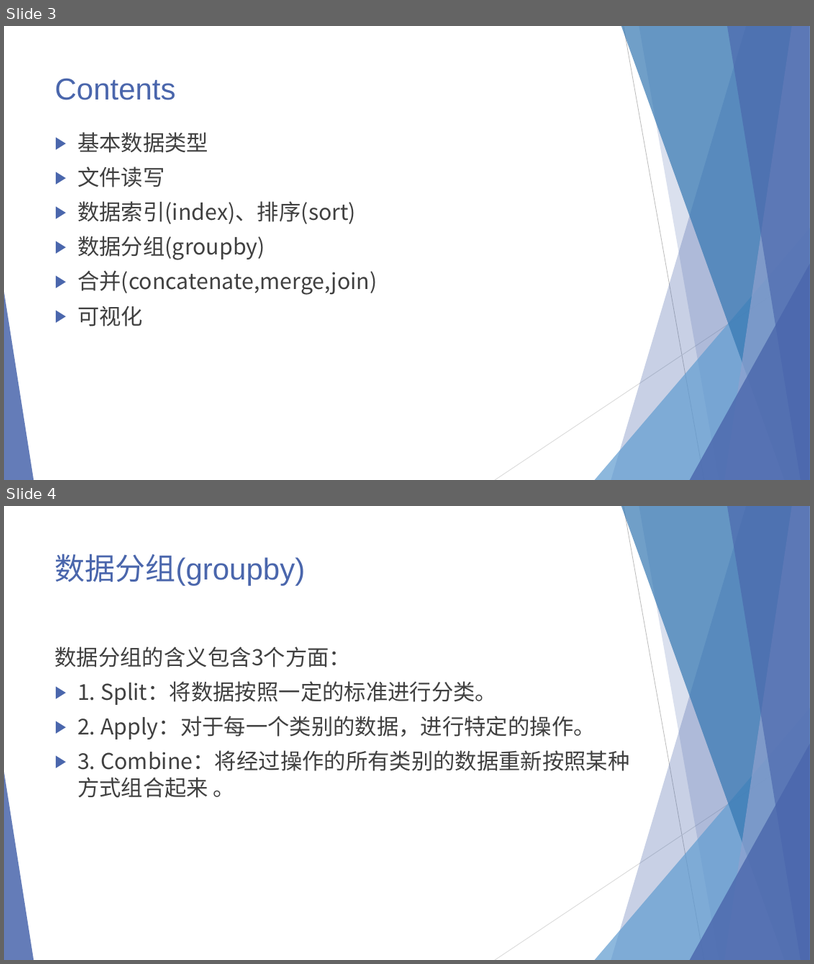
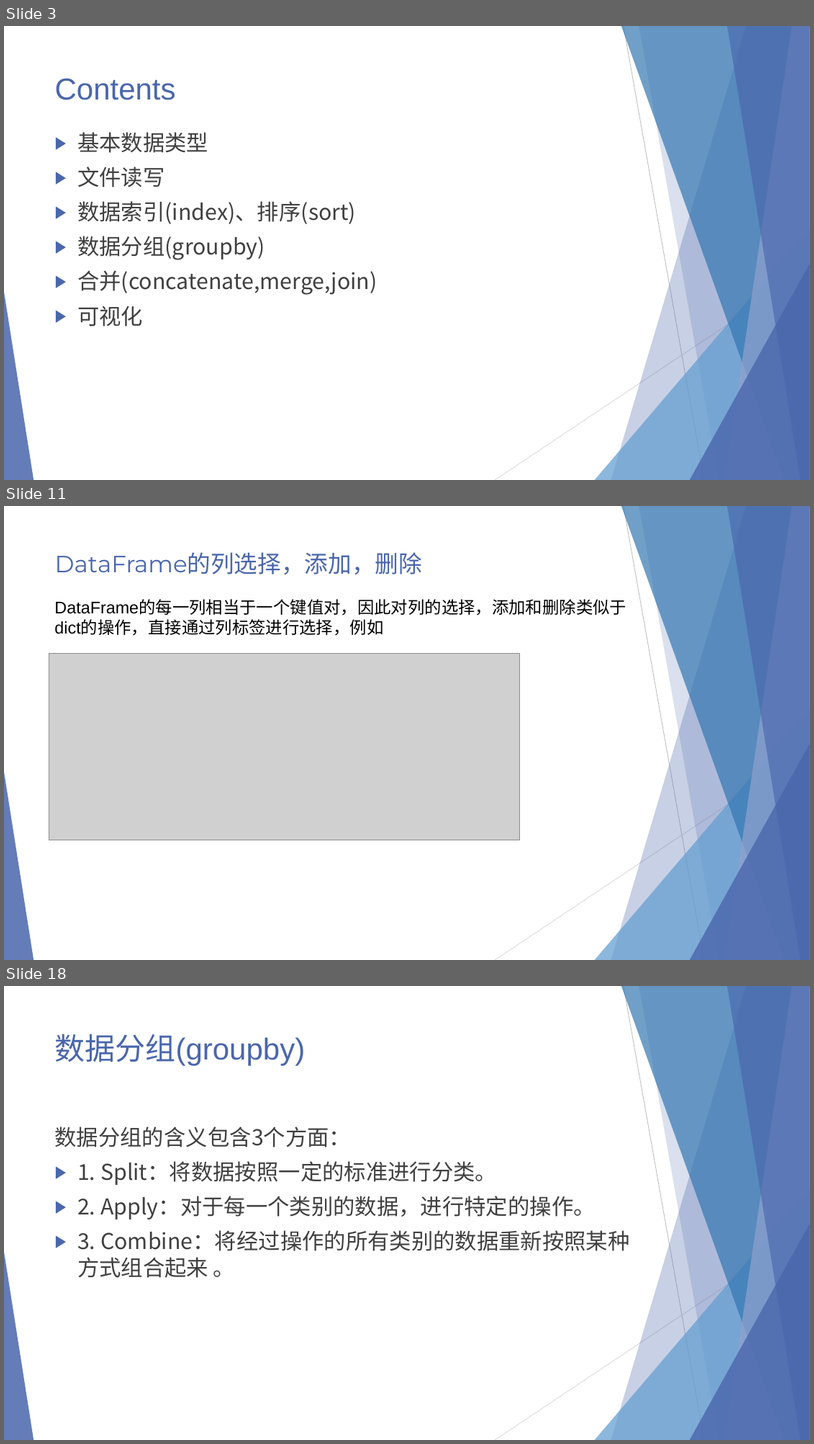
Before and after one commit to SSRSGJYD/pandas, a slide deck: doc/pandas.pptx. Shown one above the other, each under a label of ours: slides 3 and 4 before the commit, slides 3, 11 and 18 after it; the slides between them are not shown. The pictures are 814x964 and 814x1444 pixels, drawn with LibreOffice and Linux fonts; fonts in the diff are those of the drawing; grey boxes stand for pictures. Boxes give left, top, right and bottom in pixels: in the first picture for what was removed or moved away, otherwise in the second. Text is boxed around its words. In the diff, an @@ line names an element or a change of style, - is before the commit and + after.

```diff
--- a/doc/pandas.pptx
+++ b/doc/pandas.pptx
@@ slide 11 added at box(4, 506, 810, 960), background #FFFFFF; not listed: 10 template elements that a slide beside it also shows @@
@@ title added at box(55, 552, 422, 575), 28 pt, text #4A66AC @@
+DataFrame的列选择，添加，删除
@@ text added at box(54, 600, 627, 636), 20 pt, text #000000 @@
+DataFrame的每一列相当于一个键值对，因此对列的选择，添加和删除类似于dict的操作，直接通过列标签进行选择，例如
@@ picture added at box(49, 654, 520, 840) @@
@@ what was slide 4 is now slide 18 @@
```
Also in this commit, not shown: 13 other slides added, 2 other files.
